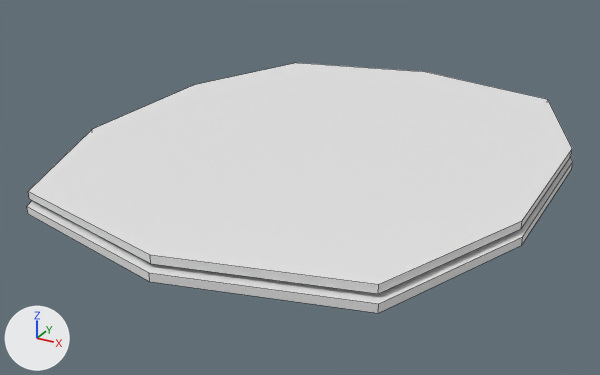
The FBX model Objects/Ham/HamSlice.fbx: old version first, new version second.
Both versions are drawn from a 50 mm lens placed at (0.0948, -0.186, 0.1424), pointed at (-0.0042, -0.006, 0.0524). The axes (+X, +Y, +Z) are drawn at lower left. The lights are the same throughout. Mesh edges are drawn as thin lines. Where no turn or scale is listed for an object, it has been applied to the vertices.

In view in the first picture: 'HamSlice'.
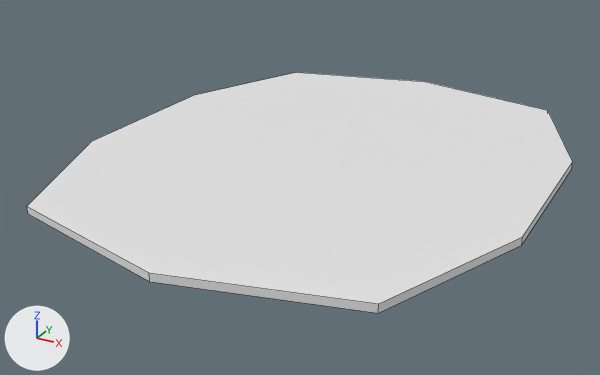
Location of each change, [x1, y1, x2, y2] in pixels of the pictures (600 x 375 px):
'HamSlice', reshaped: before [27, 63, 573, 313]; after [27, 72, 573, 313]
part 1 of me_cube_004, deleted: before [28, 63, 572, 294]

Patch to the scene script:
```diff
--- a/Objects/Ham/HamSlice.fbx.py
+++ b/Objects/Ham/HamSlice.fbx.py
@@ me_cube_004 @@
 me_cube_004.from_pydata(...)  # 40 vertices, 24 faces; spans x -0.061..0.06, y -0.075..0.077, z -0.002..0.003
 # used by ob_hamslice; location = (0.0, 0.0, 0.0615)
+# me_cube_004 part 1: the loose piece of 20 vertices spanning x -0.061..0.059, y -0.073..0.077, z 0.001..0.003 is deleted
 me_cube_004.materials.append(mat_ham)
```
